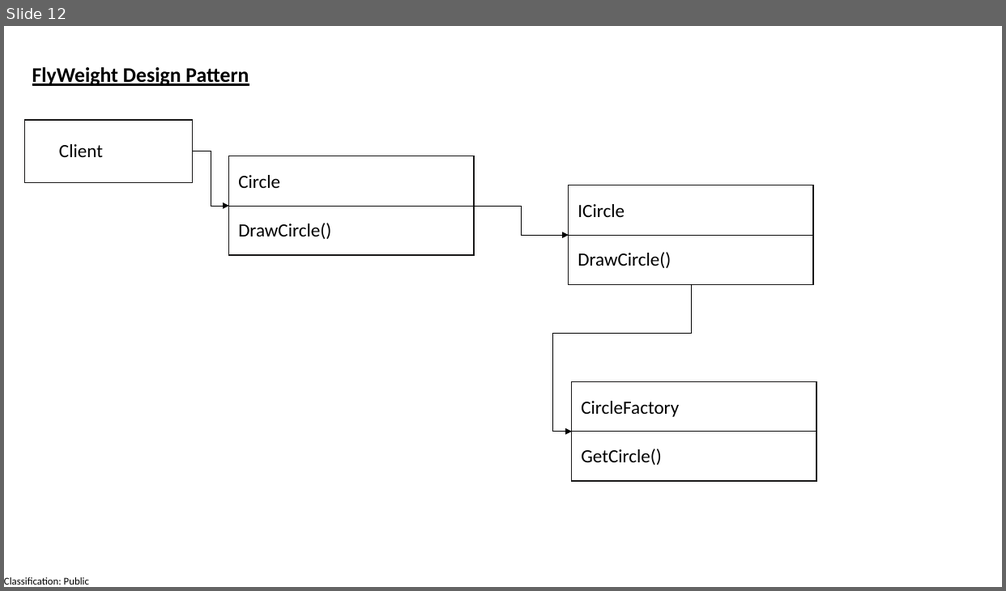
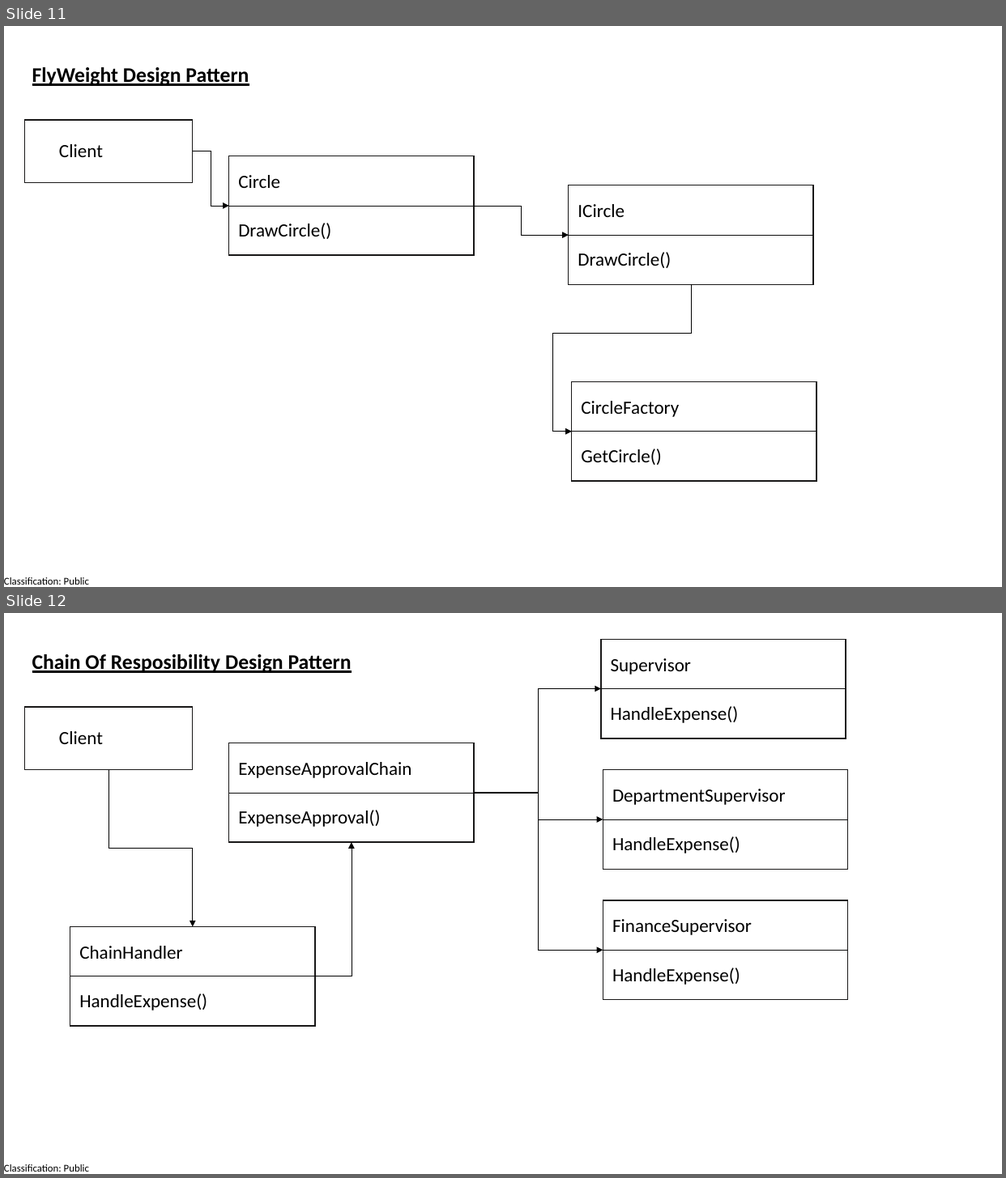
Before and after one commit to manaswiniray/DesignPatterns, a slide deck: UMLDiagrams.pptx. Shown one above the other, each under a label of ours: slide 12 before the commit, slides 11 and 12 after it. The pictures are 1006x591 and 1006x1178 pixels, drawn with LibreOffice and Linux fonts; fonts in the diff are those of the drawing. Boxes give left, top, right and bottom in pixels: in the first picture for what was removed or moved away, otherwise in the second. Text is boxed around its words. In the diff, an @@ line names an element or a change of style, - is before the commit and + after.

Commit message:
Commited for Chain Of Resposibility Design Pattern

```diff
--- a/UMLDiagrams.pptx
+++ b/UMLDiagrams.pptx
@@ slide 12 added at (x1=4, y1=613, x2=1002, y2=1174), background #FFFFFF; not listed: 1 template element that a slide beside it also shows @@
@@ text added at (x1=32, y1=654, x2=351, y2=673), 20 pt, text #000000, bold, underline @@
+Chain Of Resposibility Design Pattern
@@ rectangle added at (x1=602, y1=639, x2=846, y2=739), outline #181717 1 pt @@
@@ text added at (x1=611, y1=658, x2=691, y2=675), 18 pt, text #000000 @@
+Supervisor
@@ rectangle added at (x1=25, y1=707, x2=193, y2=769), outline #181717 1 pt @@
@@ elbow arrow added from (474, 793) to (602, 688), #000000 0.5 pt @@
@@ line added from (602, 689) to (846, 689), #0D0D0D 0.5 pt @@
@@ text added at (x1=611, y1=706, x2=739, y2=723), 18 pt, text #000000 @@
+HandleExpense()
@@ text added at (x1=59, y1=731, x2=103, y2=744), 18 pt, text #000000 @@
+Client
@@ rectangle added at (x1=229, y1=743, x2=474, y2=843), outline #181717 1 pt @@
@@ elbow arrow added from (108, 769) to (193, 926), #000000 0.5 pt @@
@@ text added at (x1=238, y1=762, x2=411, y2=778), 18 pt, text #000000 @@
+ExpenseApprovalChain
@@ rectangle added at (x1=603, y1=770, x2=848, y2=870), outline #181717 1 pt @@
@@ line added from (229, 793) to (474, 793), #0D0D0D 0.5 pt @@
@@ elbow arrow added from (474, 793) to (603, 820), #000000 0.5 pt @@
@@ elbow arrow added from (474, 793) to (603, 951), #000000 0.5 pt @@
@@ text added at (x1=612, y1=789, x2=786, y2=805), 18 pt, text #000000 @@
+DepartmentSupervisor
@@ text added at (x1=238, y1=810, x2=380, y2=827), 18 pt, text #000000 @@
+ExpenseApproval()
@@ line added from (603, 820) to (848, 820), #0D0D0D 0.5 pt @@
@@ elbow arrow added from (315, 977) to (351, 843), #000000 0.5 pt @@
@@ text added at (x1=612, y1=837, x2=740, y2=854), 18 pt, text #000000 @@
+HandleExpense()
@@ rectangle added at (x1=603, y1=901, x2=848, y2=1000), outline #181717 1 pt @@
@@ rectangle added at (x1=70, y1=926, x2=315, y2=1026), outline #181717 1 pt @@
@@ text added at (x1=612, y1=919, x2=752, y2=935), 18 pt, text #000000 @@
+FinanceSupervisor
@@ text added at (x1=79, y1=946, x2=182, y2=959), 18 pt, text #000000 @@
+ChainHandler
@@ line added from (603, 951) to (848, 951), #0D0D0D 0.5 pt @@
@@ line added from (70, 977) to (315, 977), #0D0D0D 0.5 pt @@
@@ text added at (x1=612, y1=968, x2=740, y2=985), 18 pt, text #000000 @@
+HandleExpense()
@@ text added at (x1=79, y1=994, x2=207, y2=1011), 18 pt, text #000000 @@
+HandleExpense()
@@ what was slide 12 is now slide 11 @@
```
Also in this commit, not shown: 1 slide removed, 14 other files.
